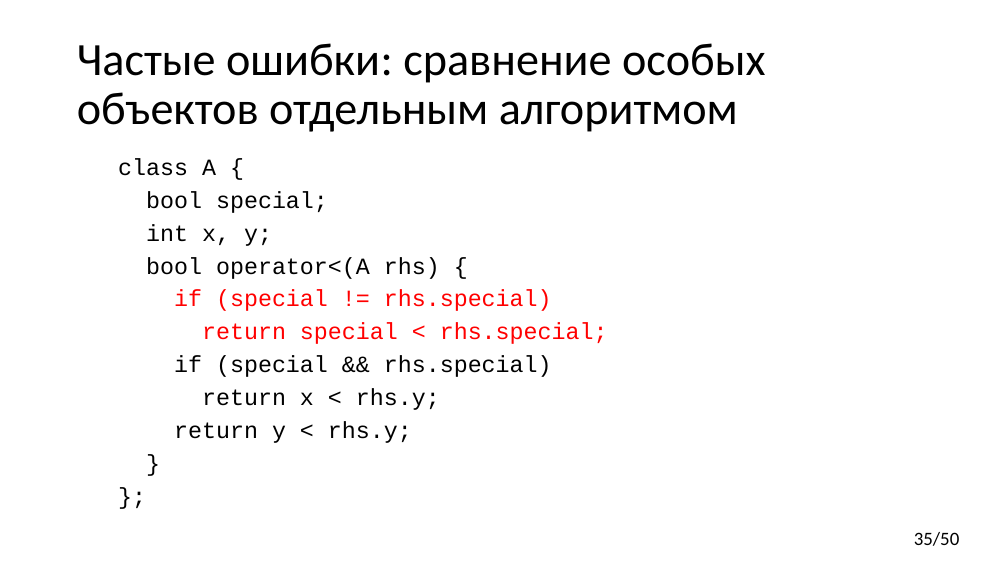
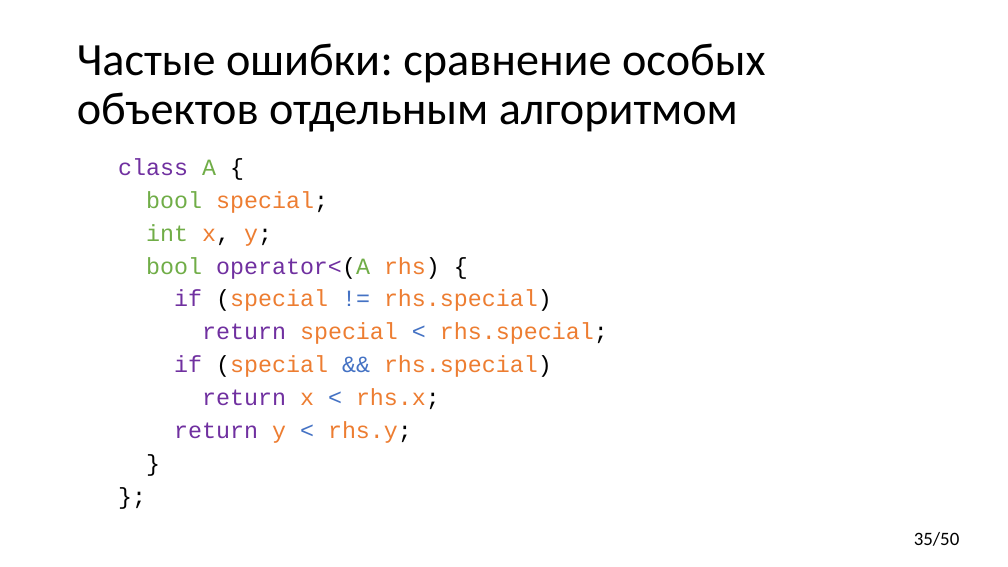
Before and after one commit to yugr/CppRussia, a slide deck: slide 35 of 2023/RU.pptx. Drawn at 1008x567 pixels with LibreOffice and Linux fonts; fonts in the diff are those of the drawing. Boxes give left, top, right and bottom in pixels: in the first picture for what was removed or moved away, otherwise in the second. Text is boxed around its words. In the diff, an @@ line names an element or a change of style, - is before the commit and + after.

Commit message:
Format code examples.

```diff
--- a/2023/RU.pptx
+++ b/2023/RU.pptx
@@ text at bbox=[118, 158, 608, 443]: text colour #000000 to #7030A0 in "class", "operator<(A", "if", "return"; text colour #000000 to #70AD47 in "A", "bool", "int", "bool operator<(A"; text colour #000000 to #ED7D31 in "special;", "x, y;", "rhs)", "(special rhs.special)" and 1 more places; text colour #FF0000 to #7030A0 in "if", "return"; text colour #FF0000 to #000000 in "(special rhs.special)", "rhs.special;"; text colour #FF0000 to #ED7D31 in "(special rhs.special)", "special rhs.special;"; text colour #FF0000 to #4472C4 in "!=", "<"; text colour #000000 to #4472C4 in "&&", "<" @@
@@ text at bbox=[202, 388, 440, 409]: text changed; text colour #000000 to #7030A0 @@
-return x < rhs.y;
+return x < rhs.x;
```
Also in this commit, not shown: 22 other slides changed.
